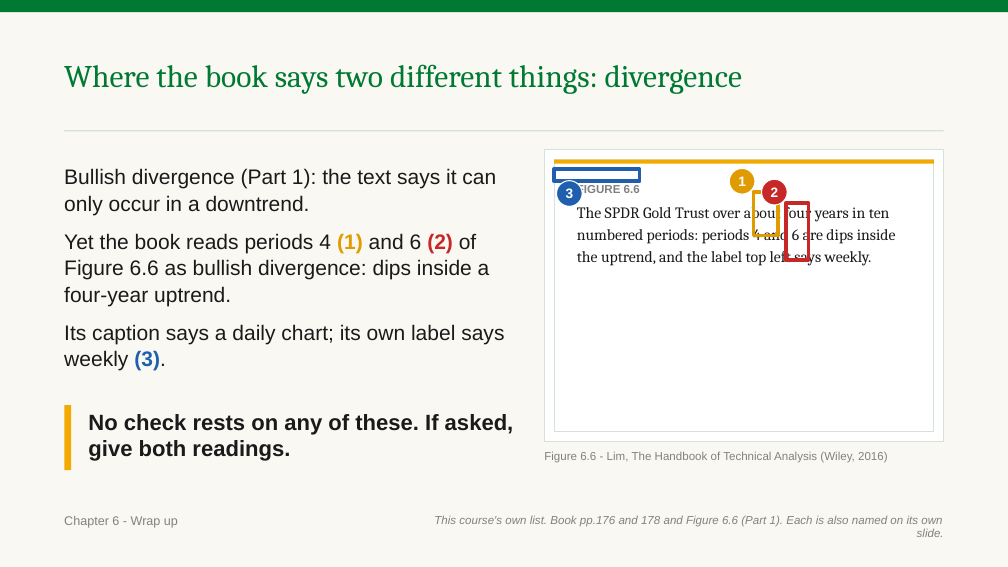
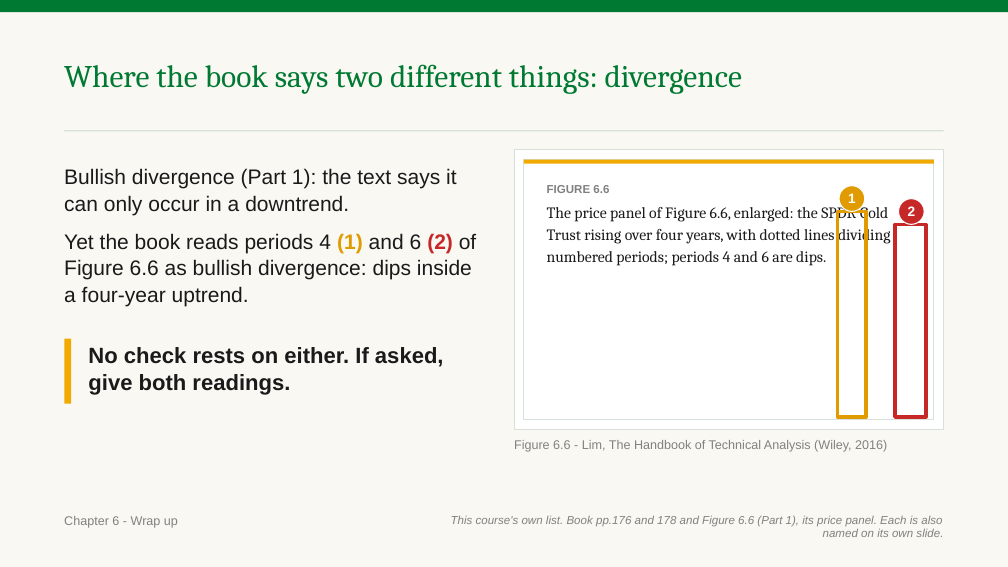
Before and after one commit to benjiesotelo-sudo/Telos_FIN1209, a slide deck: slide 213 of chapter-06/FIN1209-Chapter-06.pptx (slide 211 before the commit). Drawn at 1008x567 pixels with LibreOffice and Linux fonts; fonts in the diff are those of the drawing. Boxes give left, top, right and bottom in pixels: in the first picture for what was removed or moved away, otherwise in the second. Text is boxed around its words. In the diff, an @@ line names an element or a change of style, - is before the commit and + after.

```diff
--- a/chapter-06/FIN1209-Chapter-06.pptx
+++ b/chapter-06/FIN1209-Chapter-06.pptx
@@ rectangle: place and size @@
-rectangle at [544,150,944,442]
+rectangle at [514,150,944,430]
@@ rectangle: place and size @@
-rectangle at [554,160,934,164]
+rectangle at [524,160,934,164]
@@ rectangle: place and size @@
-rectangle at [554,160,934,432]
+rectangle at [524,160,934,420]
@@ rectangle removed at [554,169,640,181] @@
@@ text at [547,204,891,266]: text changed @@
-The SPDR Gold Trust over about four years in ten numbered periods: periods 4 and 6 are dips inside the uptrend, and the label top left says weekly.
+The price panel of Figure 6.6, enlarged: the SPDR Gold Trust rising over four years, with dotted lines dividing numbered periods; periods 4 and 6 are dips.
@@ text "FIGURE 6.6": place and size @@
-text "FIGURE 6.6" at [577,184,896,266]
+text "FIGURE 6.6" at [547,185,891,266]
@@ ellipse removed at [557,181,582,206] @@
-3
@@ ellipse "1": place and size @@
-ellipse "1" at [730,169,755,194]
+ellipse "1" at [839,186,865,212]
@@ ellipse "2": place and size @@
-ellipse "2" at [761,179,787,205]
+ellipse "2" at [898,199,924,225]
@@ rectangle: place and size @@
-rectangle at [754,192,779,236]
+rectangle at [838,212,867,417]
@@ rectangle: place and size @@
-rectangle at [786,203,808,261]
+rectangle at [895,225,926,417]
@@ text at [64,324,504,371]: paragraph removed @@
-Its caption says a daily chart; its own label says weekly (3).
@@ rectangle: place and size @@
-rectangle at [64,405,71,470]
+rectangle at [64,339,71,404]
@@ text at [88,347,444,395]: text changed @@
-No check rests on any of these. If asked, give both readings.
+No check rests on either. If asked, give both readings.
@@ text "Figure 6.6 - Lim, The ...": place and size @@
-text "Figure 6.6 - Lim, The ..." at [544,451,888,463]
+text "Figure 6.6 - Lim, The ..." at [514,440,887,452]
@@ text "Figure 6.6 - Lim, The ..." at [514,440,887,452]: size 11 to 12 pt @@
@@ text at [451,515,943,537]: text changed @@
-This course's own list. Book pp.176 and 178 and Figure 6.6 (Part 1). Each is also named on its own slide.
+This course's own list. Book pp.176 and 178 and Figure 6.6 (Part 1), its price panel. Each is also named on its own slide.
```
Also in this commit, not shown: 56 other slides changed, 4 slides added, 3 other files.
